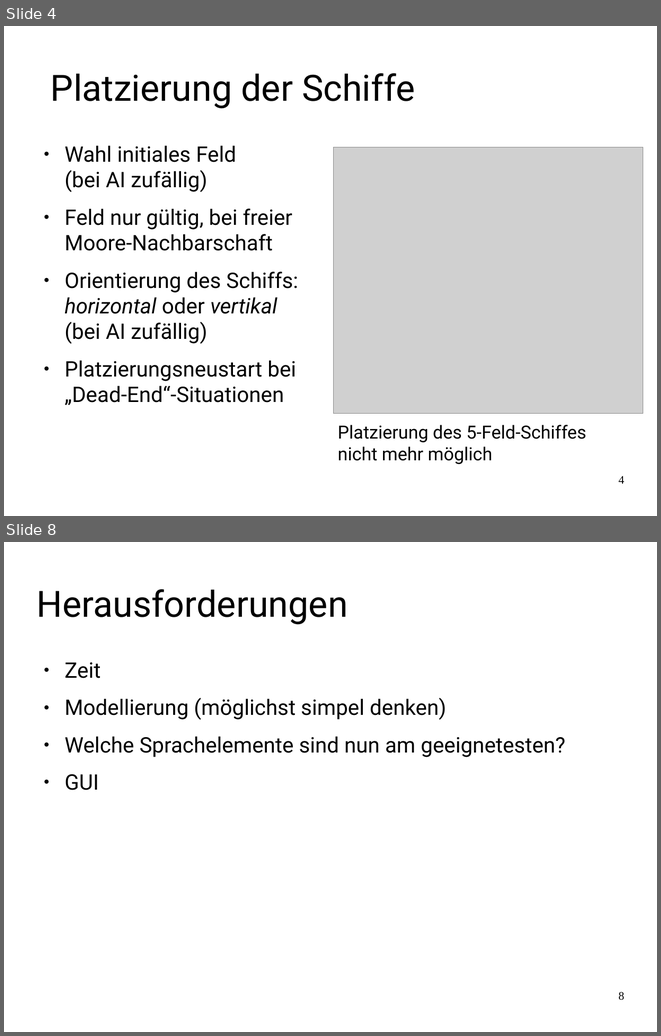
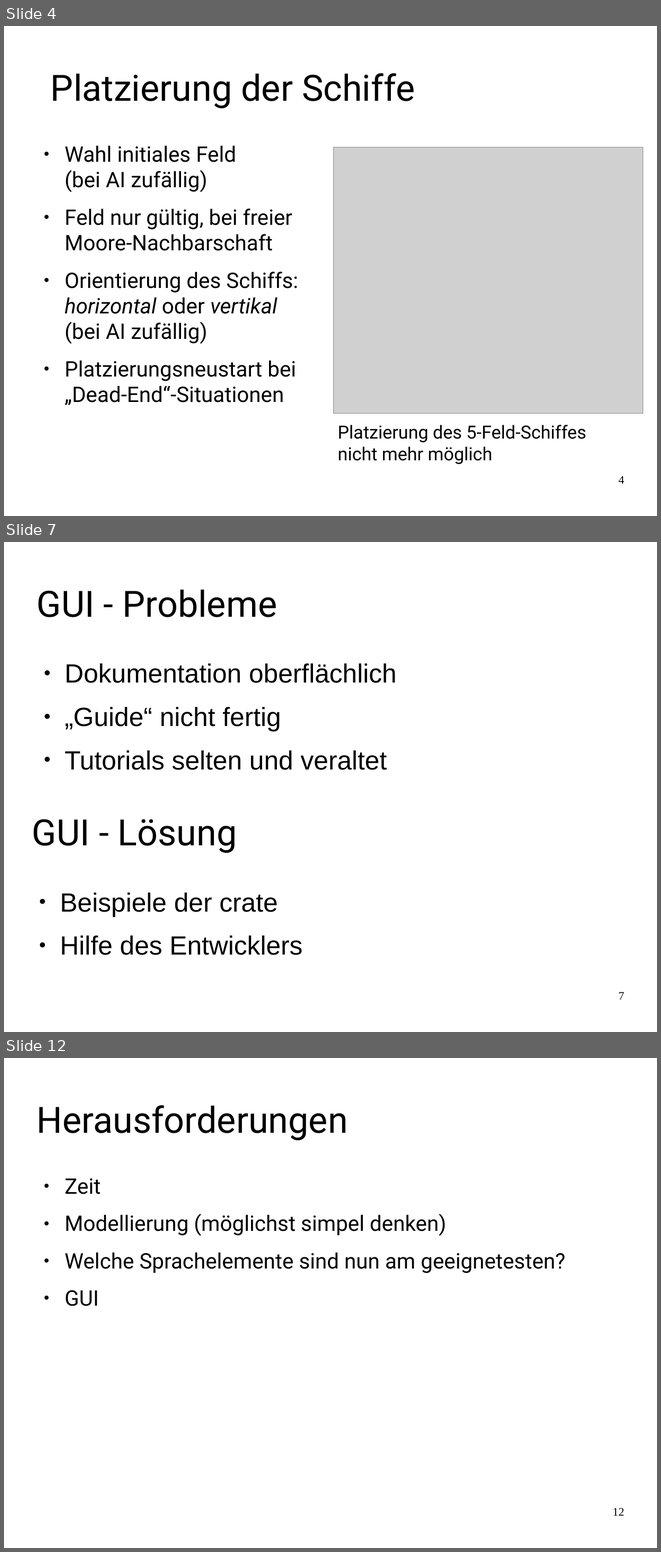
Before and after one commit to FamkeLamberti/battleship-presentation, a slide deck: Abschlusspraesentation_SchiffeVersenken.odp. Shown one above the other, each under a label of ours: slides 4 and 8 before the commit, slides 4, 7 and 12 after it; the slides between them are not shown. The pictures are 661x1036 and 661x1552 pixels, drawn with LibreOffice and Linux fonts; fonts in the diff are those of the drawing; grey boxes stand for pictures. Boxes give left, top, right and bottom in pixels: in the first picture for what was removed or moved away, otherwise in the second. Text is boxed around its words. In the diff, an @@ line names an element or a change of style, - is before the commit and + after.

```diff
--- a/Abschlusspraesentation_SchiffeVersenken.odp
+++ b/Abschlusspraesentation_SchiffeVersenken.odp
@@ slide 7 added at bbox=[4, 542, 657, 1032], background #FFFFFF @@
@@ title added at bbox=[37, 589, 277, 617], 44 pt, text #000000 @@
+GUI - Probleme
@@ text added at bbox=[64, 663, 397, 770], 32 pt, text #000000 @@
+● Dokumentation oberflächlich
+● „Guide“ nicht fertig
+● Tutorials selten und veraltet
@@ title added at bbox=[32, 819, 237, 853], 44 pt, text #000000 @@
+GUI - Lösung
@@ text added at bbox=[60, 892, 302, 955], 32 pt, text #000000 @@
+● Beispiele der crate
+● Hilfe des Entwicklers
@@ page number added at bbox=[618, 991, 624, 999], 14 pt, text #000000 @@
+7
@@ what was slide 8 is now slide 12 @@
@@ page number at bbox=[612, 1507, 624, 1515]: text changed @@
-8
+12
```
Also in this commit, not shown: 3 slides changed, 3 other slides added.
